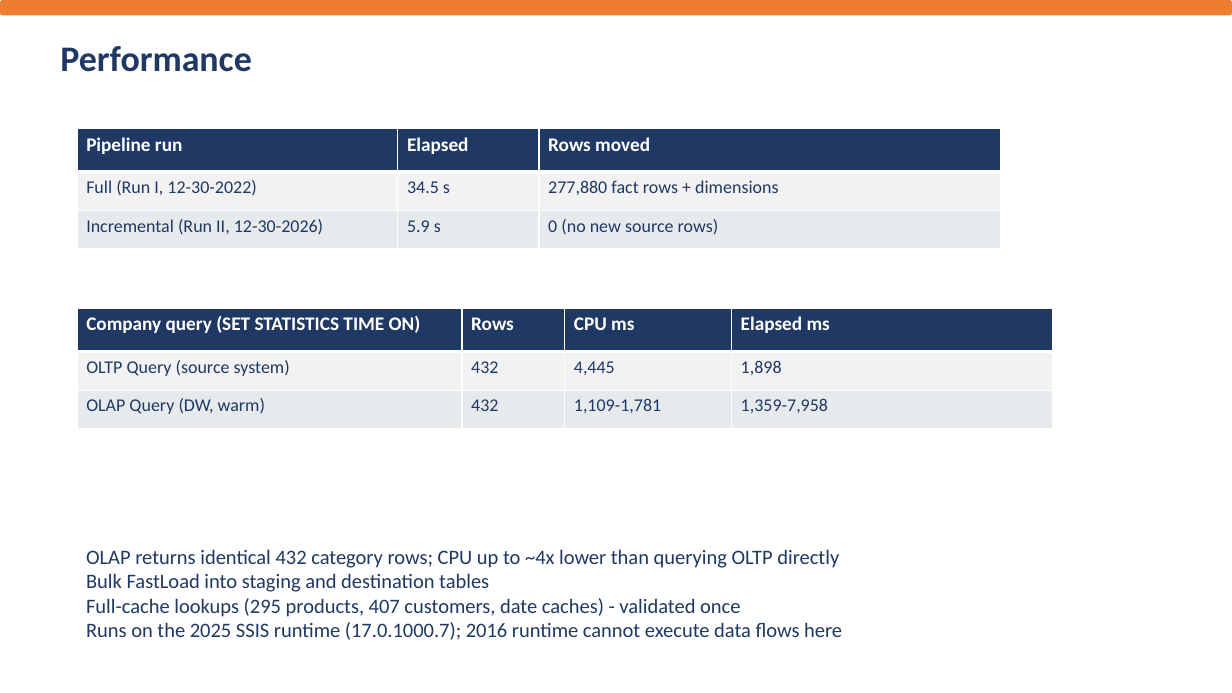
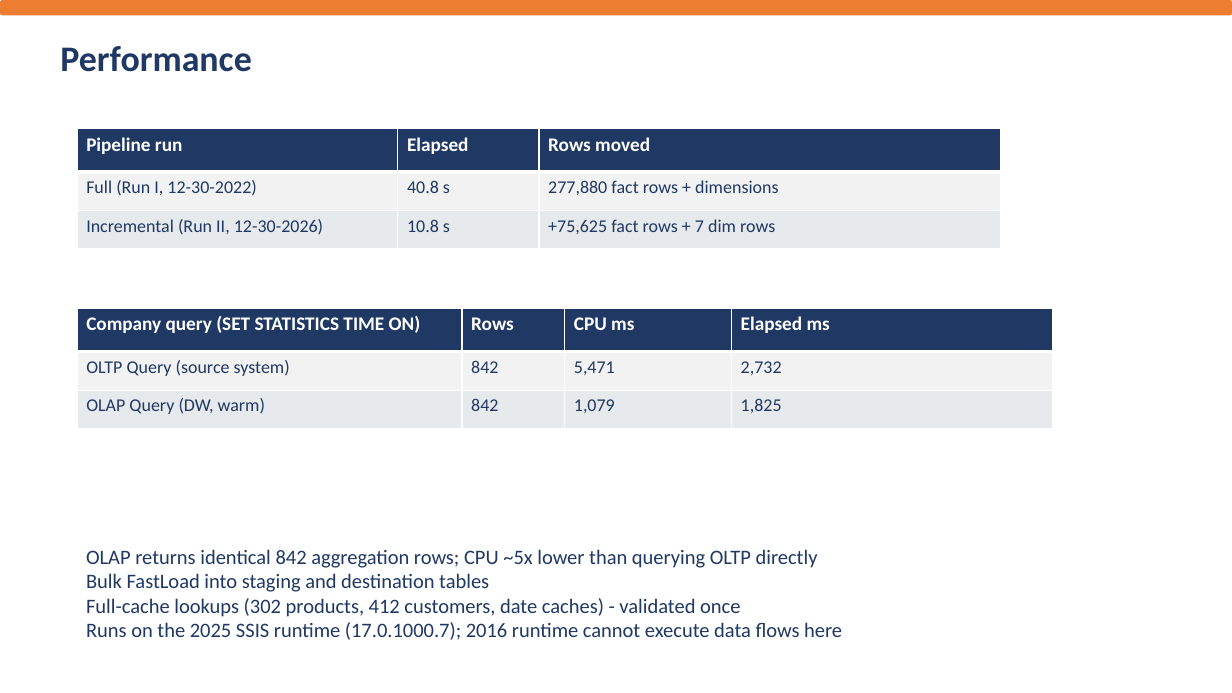
Before and after one commit to SayedGameaSayed/Ejada-Project, a slide deck: slide 10 of Docs/AdventureWorks_ETL_Presentation.pptx. Drawn at 1232x693 pixels with LibreOffice and Linux fonts; fonts in the diff are those of the drawing. Boxes give left, top, right and bottom in pixels: in the first picture for what was removed or moved away, otherwise in the second. Text is boxed around its words. In the diff, an @@ line names an element or a change of style, - is before the commit and + after.

Commit message:
Fix incremental reference staging + category mapping; verify OLTP vs OLAP equality (842/842, 0 mismatches); add V2 simulation, final DW backup, deck, submission zip

```diff
--- a/Docs/AdventureWorks_ETL_Presentation.pptx
+++ b/Docs/AdventureWorks_ETL_Presentation.pptx
@@ table at (77,128,1001,514) @@
-row 2, column 2: 34.5 s
+row 2, column 2: 40.8 s
-row 3, column 2: 5.9 s
+row 3, column 2: 10.8 s
-row 3, column 3: 0 (no new source rows)
+row 3, column 3: +75,625 fact rows + 7 dim rows
@@ table at (77,308,1053,693) @@
-row 2: OLTP Query (source system) | 432 | 4,445 | 1,898
+row 2: OLTP Query (source system) | 842 | 5,471 | 2,732
-row 3: OLAP Query (DW, warm) | 432 | 1,109-1,781 | 1,359-7,958
+row 3: OLAP Query (DW, warm) | 842 | 1,079 | 1,825
@@ text at (86,549,842,640): text changed @@
-OLAP returns identical 432 category rows; CPU up to ~4x lower than querying OLTP directly
-Bulk FastLoad into staging and destination tables
-Full-cache lookups (295 products, 407 customers, date caches) - validated once
-Runs on the 2025 SSIS runtime (17.0.1000.7); 2016 runtime cannot execute data flows here
+OLAP returns identical 842 aggregation rows; CPU ~5x lower than querying OLTP directly
+Bulk FastLoad into staging and destination tables
+Full-cache lookups (302 products, 412 customers, date caches) - validated once
+Runs on the 2025 SSIS runtime (17.0.1000.7); 2016 runtime cannot execute data flows here
```
Also in this commit, not shown: 4 other slides changed, 6 other files.
